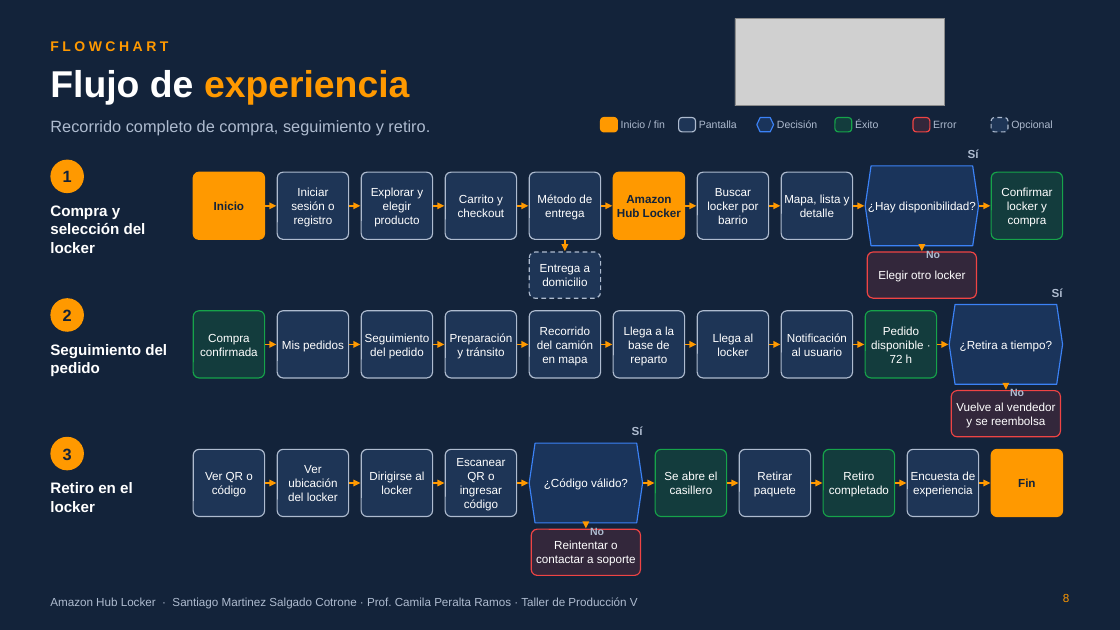
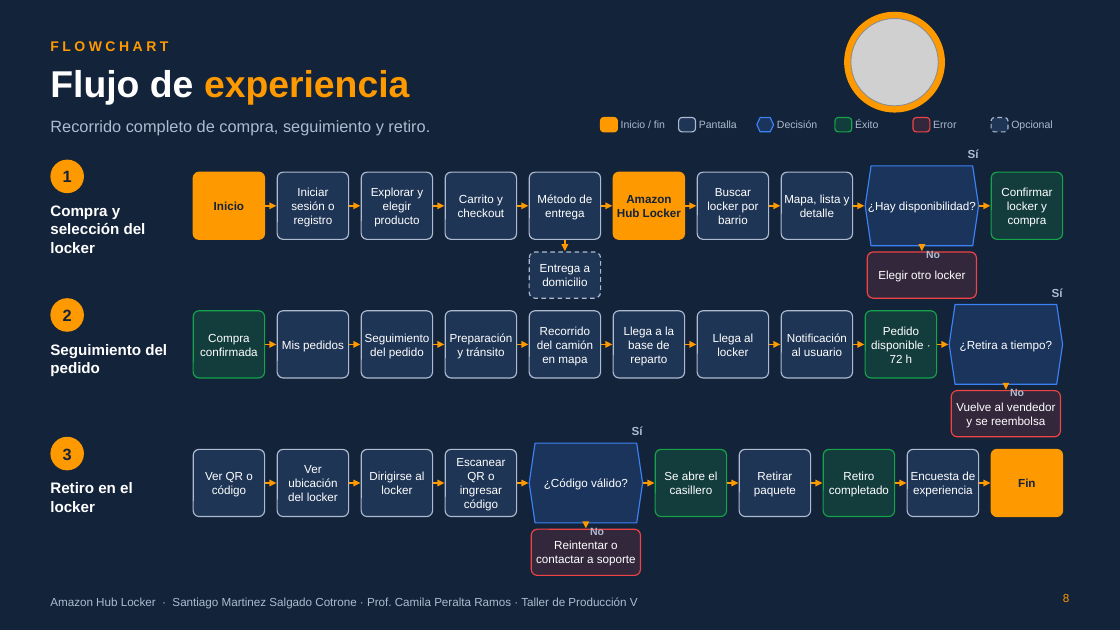
Before and after one commit to ramasalgado/Amazon-Proyecto, a slide deck: slide 8 of presentacion/Amazon-Hub-Locker-presentacion.pptx. Drawn at 1120x630 pixels with LibreOffice and Linux fonts; fonts in the diff are those of the drawing; grey boxes stand for pictures; background and template pictures are left out. Boxes give left, top, right and bottom in pixels: in the first picture for what was removed or moved away, otherwise in the second. Text is boxed around its words. In the diff, an @@ line names an element or a change of style, - is before the commit and + after.

```diff
--- a/presentacion/Amazon-Hub-Locker-presentacion.pptx
+++ b/presentacion/Amazon-Hub-Locker-presentacion.pptx
@@ picture removed at (x1=735, y1=18, x2=945, y2=106) @@
@@ ellipse added at (x1=844, y1=12, x2=945, y2=113), fill #FF9900 @@
@@ picture added at (x1=851, y1=18, x2=939, y2=106) @@
```
Also in this commit, not shown: 11 other slides changed, 1 other file.
